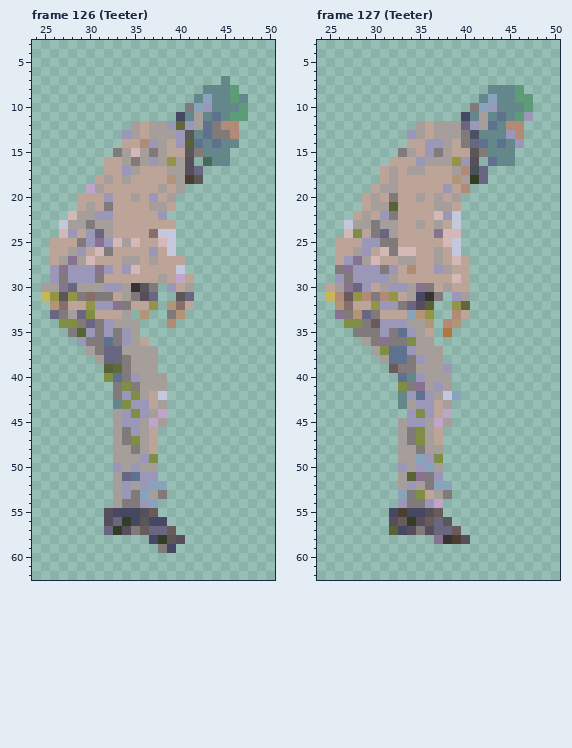
Pixel-art file, stored at spell-casting/ase/jochem64-half-frames.ase. Above is the file before it was changed.
64x64 pixels, 155 frames. Colours within 5 levels of each other are drawn and written as one. Shown: frame 126 (Teeter): x 24..50, y 3..62; frame 127 (Teeter): x 24..50, y 3..62. The commit also changed other frames, which this record leaves out.
Now the later version:
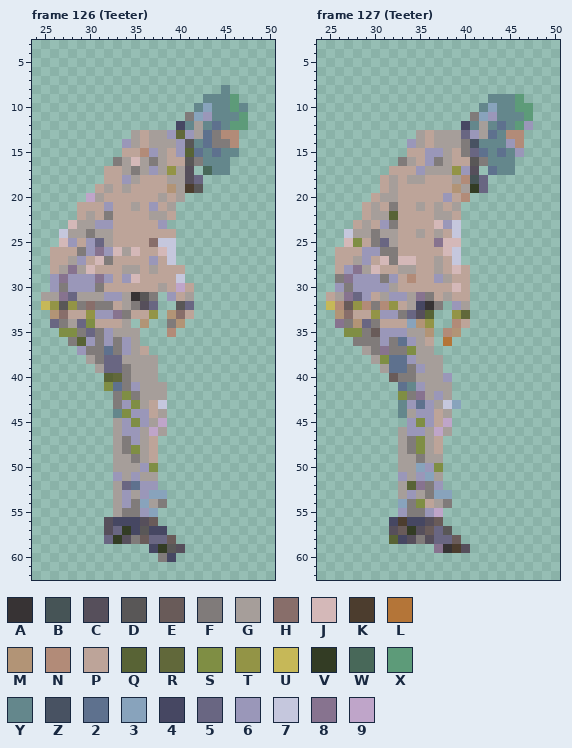
Palette (. is transparent): A #373334  B #465456  C #564f5b  D #595757  E #695b59  F #807b7a  G #a69e9a  H #886e6a  J #d4b8b8  K #4c3d2e  L #b47538  M #b29476  N #b28b78  P #bda499  Q #586335  R #61683a  S #7f8e44  T #939446  U #c6b858  V #333c24  W #486859  X #5d9b79  Y #64878c  Z #485262  2 #5e718e  3 #88a3bc  4 #464762  5 #696682  6 #9a97b9  7 #c5c7dd  8 #87738f  9 #bfa5c9
Change:
--- frame 126 (Teeter), layer "Layer"
@@ x 24..50 @@
  6 ...........................
- 7 .....................Y.....
- 8 ...................YYYX....
- 9 ..................Y3YYXY...
-10 .................F36YYYX...
-11 ................4YGY2YXX...
-12 ...........GPGG6R6G2FNN....
-13 ..........6GPGGG6DY2FFN....
-14 ..........PPN6GP6Q2Y2YY....
-15 .........FGJGFGPPDFYYY.....
-16 ........PPGFG6GTGC.WYY.....
-17 ........PP6GPPPGGC5........
-18 .......PGPGPPPPMGKD........
-19 ......9GPPPPPPGPG..........
-20 .....PPP6PPGP6PG...........
-21 .....PGPFPPPPGGP...........
-22 ....JGG66PPPPP6............
-23 ...7GGFGGPPPPPPP...........
-24 ...J6P65GPPPPH77...........
-25 ..PPPF686JGJPPJ7...........
-26 ..PPG6PJFPPPP6P7...........
-27 ..PG8GJPPPGGPGPPP..........
-28 ..6866686P6JPPPP7..........
-29 ..6F666FPPPPPPGP9P.........
-30 .GG85GGG66GADF.6PG.........
-31 .UTDTFHFFPGFC5..D5.........
-32 ..MHPPT668FPPT.MHP.........
-33 ..5FG5SPPPG.M..FM..........
-34 ...SSF5F6GGG...N...........
-35 ....FQ6F6F6G...............
-36 .....6FF2F6GP..............
-37 ......GF55GGGG.............
-38 .......G55FGGG.............
-39 ........QRFGGG.............
-40 ........S2F6GGG............
-41 .........FSFGGG............
-42 .........F6SGP7............
-43 .........YS66PG............
-44 .........G6S6G9............
-45 .........G66G9G............
-46 .........GF6GP.............
-47 .........GFSGP.............
-48 .........GGFGP.............
-49 .........GGG6S.............
-50 .........6G6GG.............
-51 .........G5266.............
-52 .........G6G633............
-53 .........G6F3GF............
-54 .........GFF63.............
-55 ........C444CE.............
-56 ........C5V4D44............
-57 ........5VCFE55E...........
-58 .............4VDC..........
-59 ..............F4...........
-60 ...........................
+ 7 ...........................
+ 8 .....................Y.....
+ 9 ...................YYYX....
+10 ..................Y3YYXY...
+11 .................F36YYYX...
+12 ................4YGY2YXX...
+13 ...........GPGG6R6G2FNN....
+14 ..........6GPGGG6DY2FFN....
+15 ..........PPN6GP6Q2Y2YY....
+16 .........FGJGFGPPDFYYY.....
+17 ........PPGFG6GTGC.WYY.....
+18 ........PP6GPPPGGC5........
+19 .......PGPGPPPPMGKD........
+20 ......9GPPPPPPGPG..........
+21 .....PPP6PPGP6PG...........
+22 .....PGPFPPPPGGP...........
+23 ....JGG66PPPPP6............
+24 ...7GGFGGPPPPPPP...........
+25 ...J6P65GPPPPH77...........
+26 ..PPPF686JGJPPJ7...........
+27 ..PPG6PJFPPPP6P7...........
+28 ..PG8GJPPPGGPGPPP..........
+29 ..6866686P6JPPPP7..........
+30 ..6F666FPPPPPPGP9P.........
+31 .GG85GGG66GADF.6PG.........
+32 .UTDTFHFFPGFC5..D5.........
+33 ..MHPPT668FPPT.MHP.........
+34 ..5FG5SPPPG.M..FM..........
+35 ...SSF5F6GGG...N...........
+36 ....FQ6F6F6G...............
+37 .....6FF2F6GP..............
+38 ......GF55GGGG.............
+39 .......G55FGGG.............
+40 ........QRFGGG.............
+41 ........S2F6GGG............
+42 .........FSFGGG............
+43 .........F6SGP7............
+44 .........YS66PG............
+45 .........G6S6G9............
+46 .........G66G9G............
+47 .........GF6GP.............
+48 .........GFSGP.............
+49 .........GGFGP.............
+50 .........GGG6S.............
+51 .........6G6GG.............
+52 .........G5266.............
+53 .........G6G633............
+54 .........G6F3GF............
+55 .........GFF63.............
+56 ........C444CE.............
+57 ........C5V4D44............
+58 ........5VCFE55E...........
+59 .............4VDC..........
+60 ..............F4...........
 61 ...........................
--- frame 127 (Teeter), layer "Layer"
@@ x 24..50 @@
  7 ...........................
- 8 ...................YYYX....
- 9 ..................Y3YYXX...
-10 .................F36YYYX...
-11 ................4YGY2YX6...
-12 ...........GPGGG56G2YNN....
-13 ..........6GPGGGFZYYY6N....
-14 ..........PP66GPF52Y2Y6....
-15 .........FGP6FGPPDFYYY.....
-16 ........PPP6GGGT6C.2YY.....
-17 .......PGPGGPPPGNB5........
-18 .......PGPPPPPPMGV5........
-19 ......PGGPPPPP6PN..........
-20 .....PGPFPPGPGPG...........
-21 .....PGGQPPPPGGP...........
-22 ....PGP6FPPPPJ67...........
-23 ...7GGFGGPPGPGP7...........
-24 ...JSPF5GPPPP8JJ...........
-25 ..PPP66FFPPPPPJ7...........
-26 ..PPG6PJFJJPPGP7...........
-27 ..P68GJPPGGPPGPJP..........
-28 ..F8666F6PNPP6GPP..........
-29 ..6F6666GPPPPPPJP..........
-30 .PG856PG66G8FPGPP..........
-31 .UNETNFNTPG4AF.6G..........
-32 ..MHPPT66F5CQ..TR..........
-33 ..8FM5FPPP3MT..NP..........
-34 ...SSFE666GGM.NM...........
-35 ....FFF6F26GP.L............
-36 .....GF8FFSGG..............
-37 ......GS226GGG.............
-38 .......G22F6GG.............
-39 ........EFFGGG6............
-40 .........2Y6GGG............
-41 .........SF8G6G............
-42 .........Y626G73...........
-43 .........YG66PG............
-44 ..........6S6P9............
-45 .........G66G9G............
-46 .........GFSGP.............
+ 8 ...........................
+ 9 ...................YYYX....
+10 ..................Y3YYXX...
+11 .................F36YYYX...
+12 ................4YGY2YX6...
+13 ...........GPGGG56G2YNN....
+14 ..........6GPGGGFZYYY6N....
+15 ..........PP66GPF52Y2Y6....
+16 .........FGP6FGPPDFYYY.....
+17 ........PPP6GGGT6C.2YY.....
+18 .......PGPGGPPPGNB5........
+19 .......PGPPPPPPMGV5........
+20 ......PGGPPPPP6PN..........
+21 .....PGPFPPGPGPG...........
+22 .....PGGQPPPPGGP...........
+23 ....PGP6FPPPPJ67...........
+24 ...7GGFGGPPGPGP7...........
+25 ...JSPF5GPPPP8JJ...........
+26 ..PPP66FFPPPPPJ7...........
+27 ..PPG6PJFJJPPGP7...........
+28 ..P68GJPPGGPPGPJP..........
+29 ..F8666F6PNPP6GPP..........
+30 ..6F6666GPPPPPPJP..........
+31 .PG856PG66G8FPGPP..........
+32 .UNETNFNTPG4AF.6G..........
+33 ..MHPPT66F5CQ..TR..........
+34 ..8FM5FPPP3MT..NP..........
+35 ...SSFE666GGM.NM...........
+36 ....FFF6F26GP.L............
+37 .....GF8FFSGG..............
+38 ......GS226GGG.............
+39 .......G22F6GG.............
+40 ........EFFGGG6............
+41 .........2Y6GGG............
+42 .........SF8G6G............
+43 .........Y626G73...........
+44 .........YG66PG............
+45 ..........6S6P9............
+46 .........G66G9G............
 47 .........GFSGP.............
-48 .........GGFGG.............
-49 .........GG36S.............
-50 .........6G63G.............
-51 .........GQ8F6.............
-52 .........G6GF33............
-53 .........3FSPGF............
-54 .........6FF69.............
-55 ........4K44CE.............
-56 ........CEVCE5D............
-57 ........Q4CFC55E...........
-58 .............8AKC..........
-59 ...........................
+48 .........GFSGP.............
+49 .........GGFGG.............
+50 .........GG36S.............
+51 .........6G63G.............
+52 .........GQ8F6.............
+53 .........G6GF33............
+54 .........3FSPGF............
+55 .........6FF69.............
+56 ........4K44CE.............
+57 ........CEVCE5D............
+58 ........Q4CFC55E...........
+59 .............8AKC..........
 60 ...........................
Pixel boxes of the changes (left, top, right, bottom) in both pictures:
changed: (41, 76, 248, 562)
changed: (326, 85, 533, 553)
